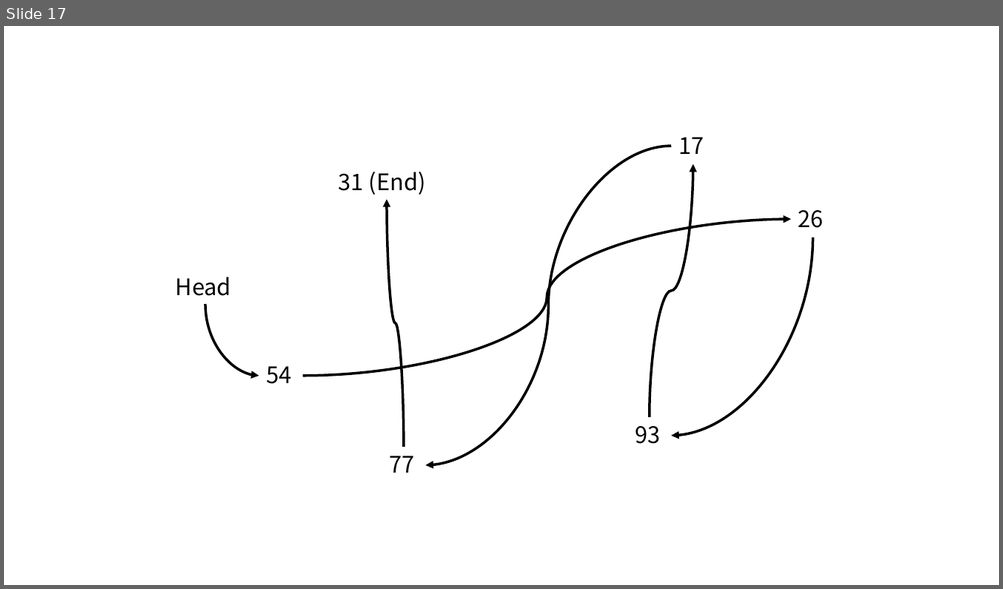
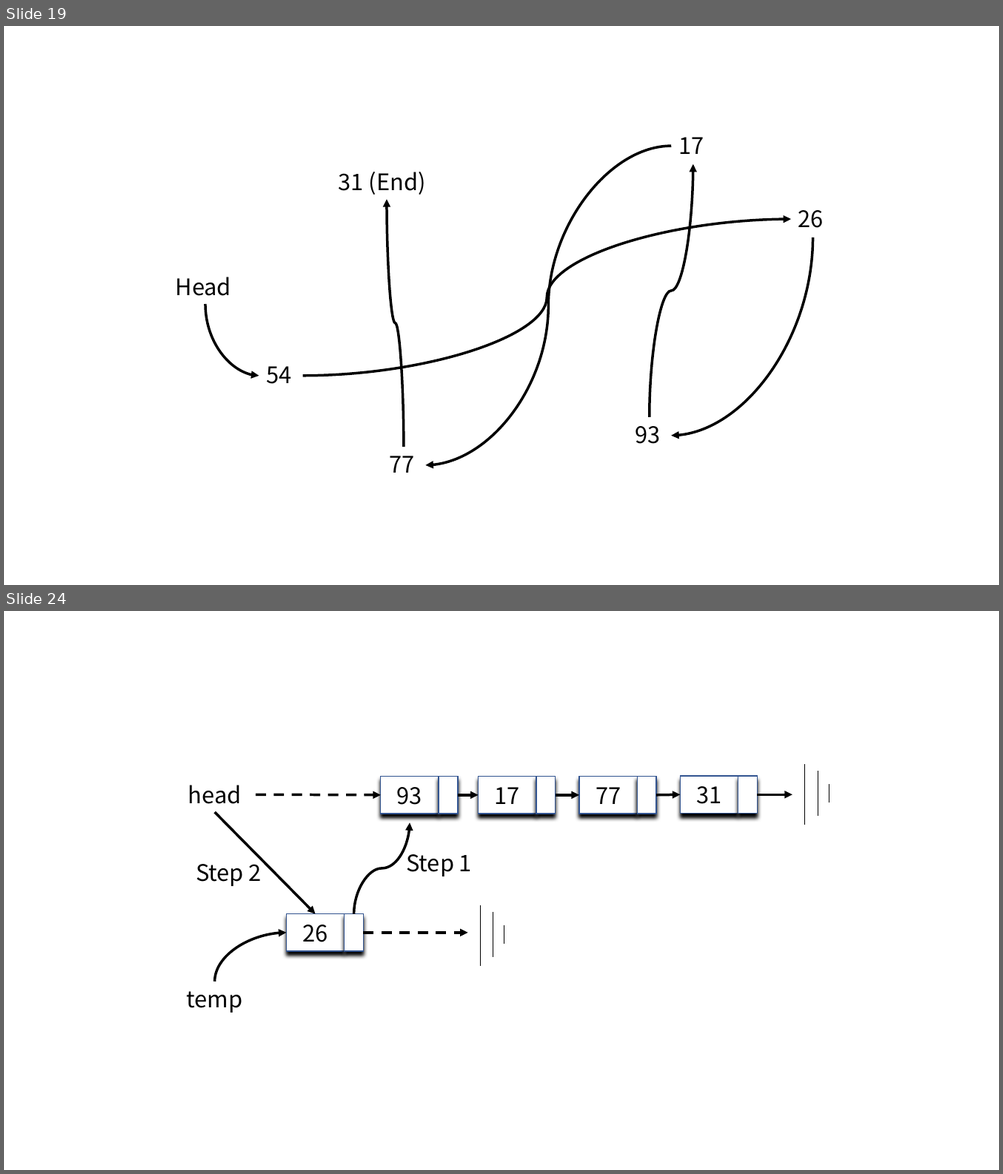
Before and after one commit to idebtor/DSpy, a slide deck: images/chap3/ch3.pptx. Shown one above the other, each under a label of ours: slide 17 before the commit, slides 19 and 24 after it; the slides between them are not shown. The pictures are 1003x589 and 1003x1174 pixels, drawn with LibreOffice and Linux fonts; fonts in the diff are those of the drawing. Boxes give left, top, right and bottom in pixels: in the first picture for what was removed or moved away, otherwise in the second. Text is boxed around its words. In the diff, an @@ line names an element or a change of style, - is before the commit and + after.

```diff
--- a/images/chap3/ch3.pptx
+++ b/images/chap3/ch3.pptx
@@ slide 24 added at [4,611,999,1170], background #FFFFFF @@
@@ group added at [187,765,829,1013]: 10 rectangles, 7 arrows, 6 lines, 4 texts, 2 curved arrows @@
+26
+93
+17
+77
+31
+head
+temp
+Step 2
+Step 1
@@ what was slide 17 is now slide 19 @@
```
Also in this commit, not shown: 16 other slides added, 34 other files.
